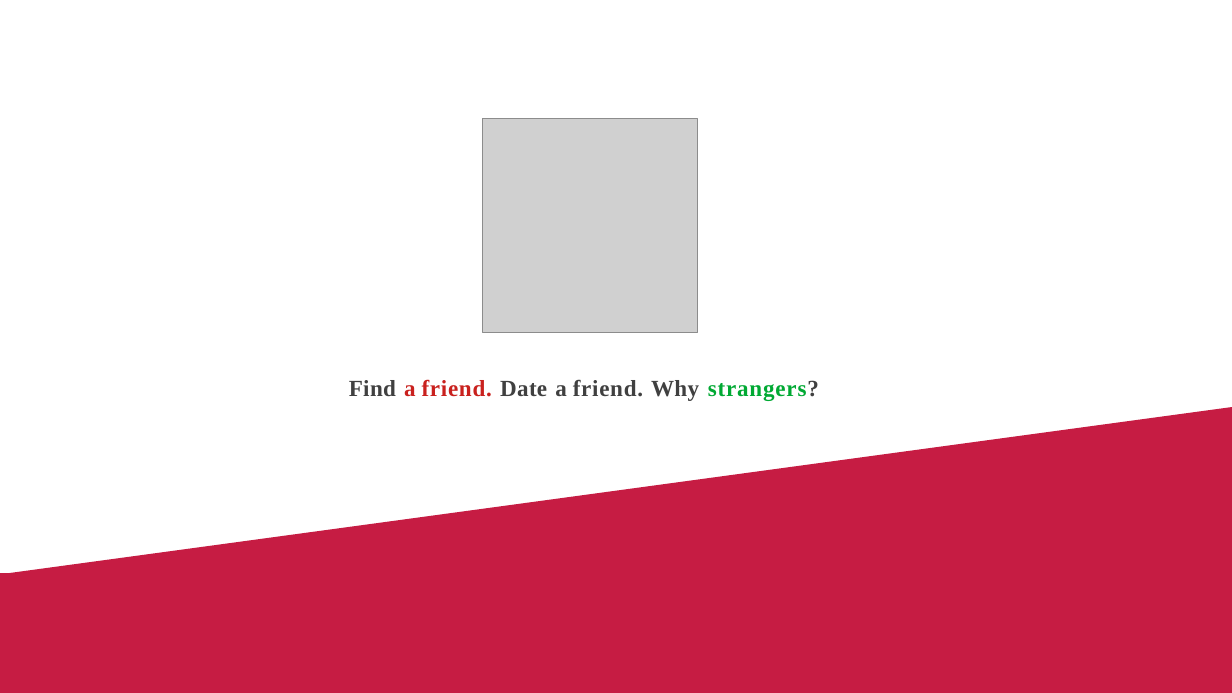
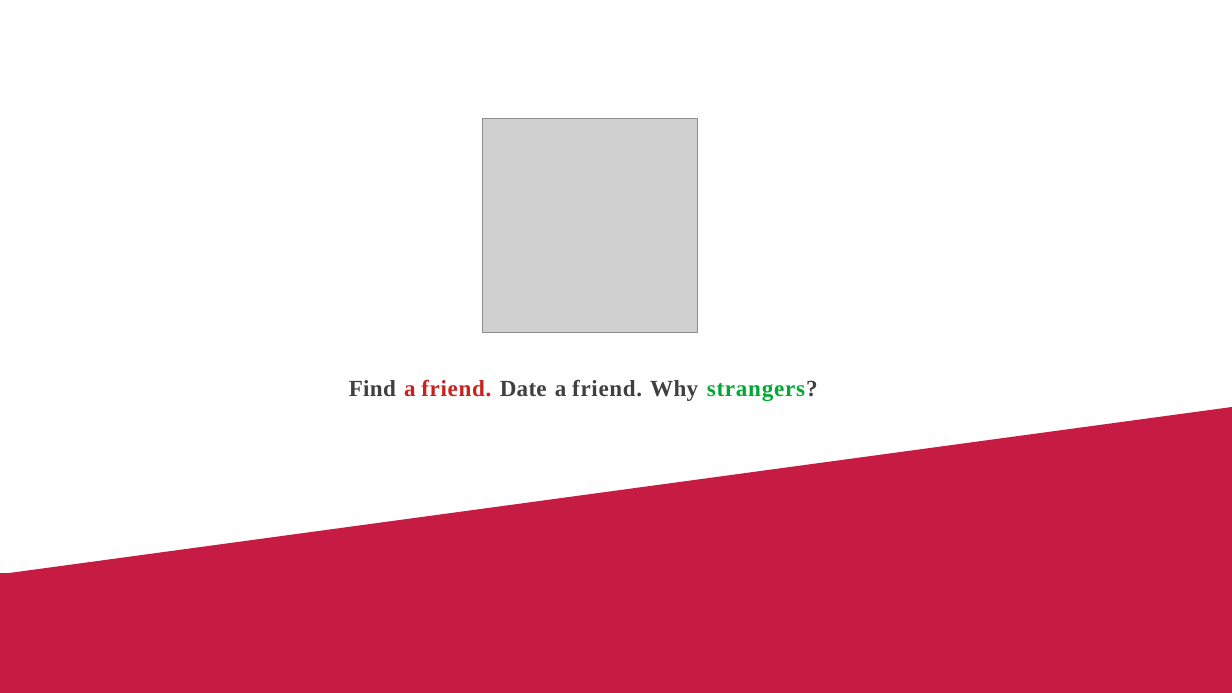
Before and after one commit to munavvard2/pptEditor, a slide deck: slide 1 of BeYu Pitch Deck_small.pptx. Drawn at 1232x693 pixels with LibreOffice and Linux fonts; fonts in the diff are those of the drawing; grey boxes stand for pictures. Boxes give left, top, right and bottom in pixels: in the first picture for what was removed or moved away, otherwise in the second. Text is boxed around its words. In the diff, an @@ line names an element or a change of style, - is before the commit and + after.

```diff
--- a/BeYu Pitch Deck_small.pptx
+++ b/BeYu Pitch Deck_small.pptx
@@ text "Find a friend. Date a ..." at bbox=[349, 379, 818, 401]: letter spacing 0.3 to 0.2 pt in "Date" @@
```
Also in this commit, not shown: 2 other slides changed, 3 other files.
